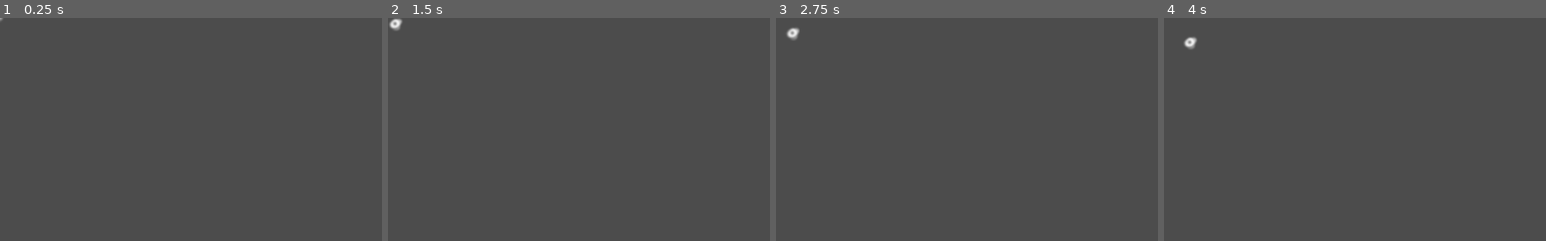
Above: before the commit, frames 1-4 (left to right).
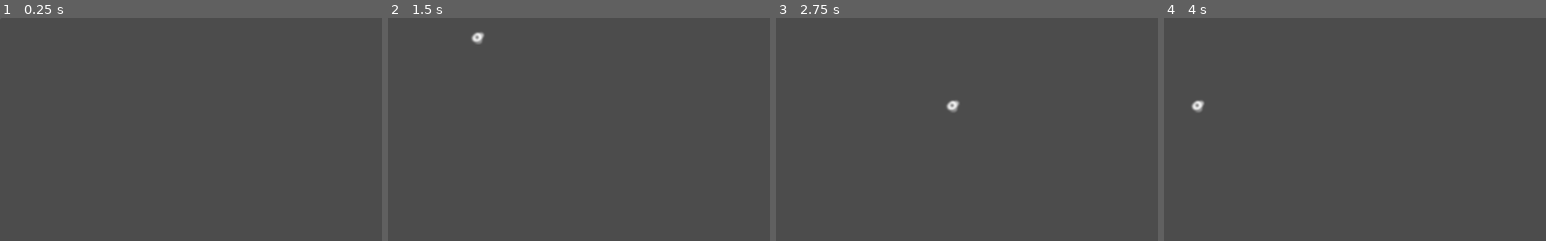
Above: after the commit, the same moments.

Repository: corbreedy/blackandwhite
Game: Godot game, scene res://Anfang.tscn
Two runs of this game, one before a commit and one after it. Both use one fixed random seed, a clock stepped at 60 frames per second and the inputs below.
Inputs:
- Up to frame 1 (0.25 s): no input
- Up to frame 2 (1.5 s): tap Enter at 0.5 s; hold Right (ui_right) 0.53-1.28 s; hold Down (ui_down) from 1.28 s (still down)
- Up to frame 3 (2.75 s): release Down (ui_down) at 2.03 s; hold Right (ui_right) from 2.03 s (still down)
- Up to frame 4 (4 s): tap Space at 2.75 s; release Right (ui_right) at 2.78 s; hold Up (ui_up) 2.78-3.53 s; hold Left (ui_left) from 3.53 s (still down)
The pictures show only the part of the screen within x 0-50%, y 0-50%; the shares and areas given below are measured in that part.

The runs differ from the first frame. In frame 1, less than 0.1% of the frame differs, in the area x 0-1%, y 0-2%; in frame 2, 0.3%; in frame 3, 0.3%, in the area x 2-48%, y 4-43%; in frame 4, 0.3%.

Commit message:
Now Moving

Diff:
--- a/KinematicBody2D.gd
+++ b/KinematicBody2D.gd
@@ -1,17 +1,26 @@
 extends KinematicBody2D
 
 
-var motion = Vector2(10,10)
+var velocity = Vector2()
+var speed=10000
 
 
 func _ready():
-	move_and_slide(motion)
+	move_and_slide(Vector2(100,100))
 
 func get_input():
-	if Input.is_action_pressed('right'):
-		motion.x=10
-		motion.y=0
+	var motion =Vector2()
+	if Input.is_action_pressed('ui_right'):
+		motion.x+=1
+	if Input.is_action_pressed('ui_left'):
+		motion.x-=1
+	if Input.is_action_pressed('ui_up'):
+		motion.x-=1
+	if Input.is_action_pressed('ui_down'):
+		motion.y+=1
+	velocity=motion.normalized()*speed
+
 
 func _physics_process(delta):
-    get_input()
-    move_and_slide(motion)
+	get_input()
+	move_and_slide(velocity*delta)
